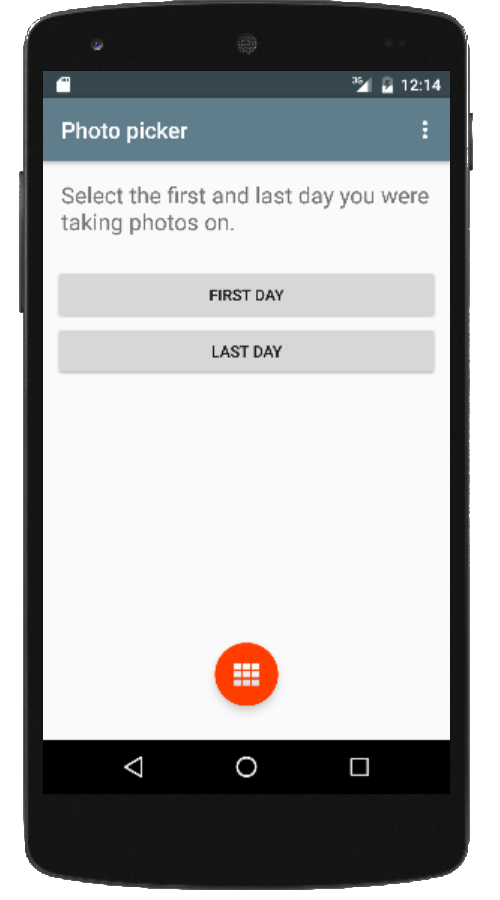
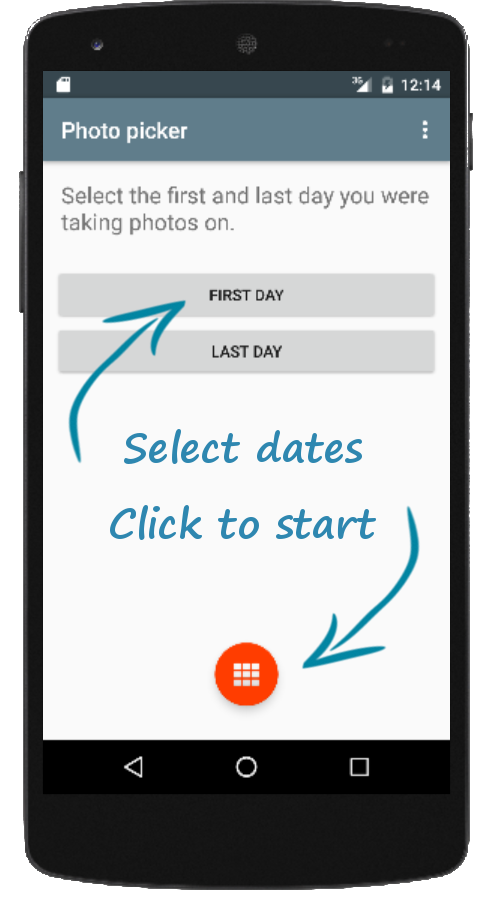
Two versions of the same layered image (500x900). Layer-by-layer changes:
added layer "Select dates" above "Click to start" over left=124, top=429, right=362, bottom=464
added layer "Click to start" above "Pasted Layer #2" over left=110, top=505, right=376, bottom=540
added layer "Pasted Layer #2" above "Pasted Layer #1" over left=68, top=299, right=187, bottom=464
added layer "Pasted Layer #1" above "Pasted Layer" over left=301, top=505, right=420, bottom=670
